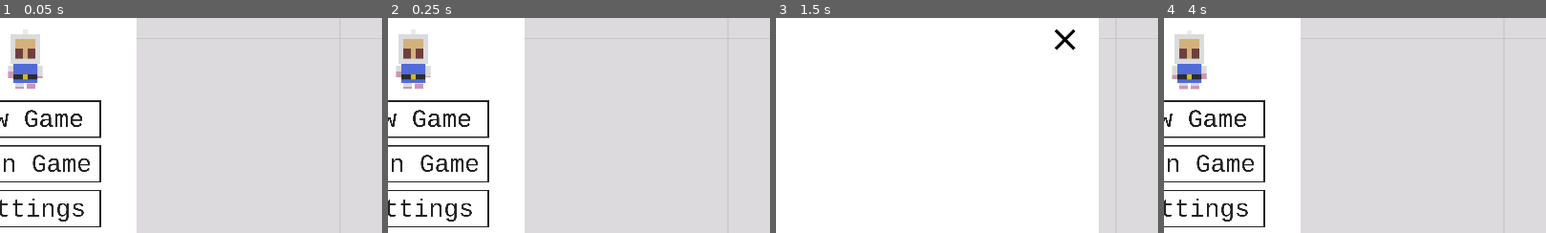
Above: before the commit, frames 1-4 (left to right).
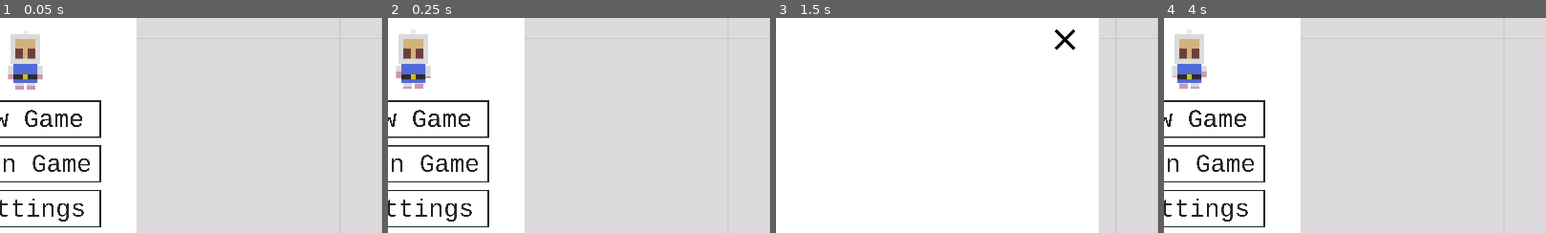
Above: after the commit, the same moments.

Repository: AmarOk1412/Eksplode.re
Game: Godot game, scene res://Lobby.tscn
Same seed, same stepped clock (60 frames per second), same inputs: the game is played once before the commit and once after it. Sound files missing from this copy of the repository are replaced by a short silence.
Inputs (mouse positions are % of the whole screen's width and height, from its top left):
- Up to frame 1 (0.05 s): no input
- Up to frame 2 (0.25 s): no input
- Up to frame 3 (1.5 s): tap Enter (ui_accept) at 0.5, 0.77 s; hold Right (ui_right) 0.53-1.25 s; tap Ctrl (ui_second_action) at 0.6 s; click (50, 37) at 1.25 s
- Up to frame 4 (4 s): click (85, 81) at 2 s; click (85, 81) at 2.75 s; click (85, 19) at 3.5 s
The pictures show only the part of the screen within x 47-97%, y 14-64%; the shares and areas given below are measured in that part.

The runs differ from the first frame. In frame 1, 0.1% of the frame differs, in the area x 2-12%, y 24-34%; in frame 2, less than 0.1%; in frame 3, nothing differs; in frame 4, 0.1%.
Error before the commit: Assertion failed. (res://gamestate.gd:86)
Error after the commit: Assertion failed. (res://gamestate.gd:88)

Commit message:
network: item are now managed by the server
Issue: #2

Diff:
--- a/Bomb.gd
+++ b/Bomb.gd
@@ -50,7 +50,7 @@
 	elif self.movingVec != Vector2():
 		# Check if we are on a Box, a Player or Bomb
 		var root = get_tree().get_root()
-		var tileMap = root.get_node("Main").get_node("Map")
+		var tileMap = root.get_node("Game").get_node("Map")
 		var tilePos = tileMap.world_to_map(self.position)
 		for bomb in get_tree().get_nodes_in_group("Bomb"):
 			var bombPos = tileMap.world_to_map(bomb.get_position())
@@ -84,7 +84,7 @@
 	if Vector2() == moveVector:
 		return
 	var root = get_tree().get_root()
-	var tileMap = root.get_node("Main").get_node("Map")
+	var tileMap = root.get_node("Game").get_node("Map")
 	var nextTileEmpty = true
 	var colliders = [] # The colliding objects go here. This is a temporary array.
 	var ray = $Raycasts/West
@@ -171,7 +171,7 @@
 	# Add an explosion to each collider.
 	var tiles = []
 	var root = get_tree().get_root()
-	var tileMap = root.get_node("Main").get_node("Map")
+	var tileMap = root.get_node("Game").get_node("Map")
 	for collider in final_colliders: # Loop through all the colliders.
 		if collider.is_in_group("Box"):
 			tiles.append(tileMap.world_to_map(collider.position) + Vector2(0, -1))
@@ -203,7 +203,7 @@
 			# TODO clean this values
 			boom.position = (newPos * prefs.CELL_SIZE) + Vector2(prefs.CELL_SIZE/2, prefs.CELL_SIZE/2)
 			root.add_child(boom)
-	var bombTrack = root.get_node("Main").get_node("BombTrack")
+	var bombTrack = root.get_node("Game").get_node("BombTrack")
 	bombTrack.play()
 	queue_free()
 
--- a/DestructibleBox.gd
+++ b/DestructibleBox.gd
@@ -1,7 +1,5 @@
 extends StaticBody2D
 
-onready var itemPacked = preload("res://Item.tscn")
-onready var itemScript = preload("res://Item.gd")
 const prefs = preload("res://Utils/constant.gd")
 
 # Called when the node enters the scene tree for the first time.
@@ -9,16 +7,7 @@
 	pass # Replace with function body.
 
 func explode():
-	if randi()%4+1 == 2:
-		var root = get_tree().get_root()
-		var tileMap = root.get_node("Main").get_node("Map")
-		var tilePos = tileMap.world_to_map(self.position)
-		var item = itemPacked.instance()
-		item.set_script(itemScript)
-		item.add_to_group("Destroyable")
-		item.z_index = 2
-		# TODO clean this values
-		item.position = (tilePos * prefs.CELL_SIZE) + Vector2(prefs.CELL_SIZE/2, -prefs.CELL_SIZE/2)
-		root.add_child(item)
+	if is_network_master() and randi()%4+1 == 2:
+		gamestate.new_item(self.position)
 
 	queue_free()
--- a/Game.tscn
+++ b/Game.tscn
@@ -471,7 +471,7 @@
 outline_color = Color( 0, 0, 0, 1 )
 font_data = ExtResource( 6 )
 
-[node name="Main" type="Node2D"]
+[node name="Game" type="Node2D"]
 script = ExtResource( 1 )
 
 [node name="Map" type="TileMap" parent="."]
--- a/GameTimer.gd
+++ b/GameTimer.gd
@@ -1,7 +1,7 @@
 extends Label
 
 var time = 0
-var total = 70
+var total = 180
 const prefs = preload("res://Utils/constant.gd")
 
 func _process(delta):
--- a/Item.gd
+++ b/Item.gd
@@ -7,11 +7,11 @@
 var redgloveTexture = preload("res://Sprites/Items/redglove.png")
 var speedTexture = preload("res://Sprites/Items/speed.png")
 
-var type = randi()%6
+var type = -1
 
 # Called when the node enters the scene tree for the first time.
-# TODO clean with enums
-func _ready():
+func set_type(new_type):
+	type = new_type
 	if type == 0:
 		$Sprite.set_texture(bluegloveTexture)
 	elif type == 1:
--- a/Lobby.tscn
+++ b/Lobby.tscn
@@ -123,7 +123,7 @@
 position = Vector2( 150, 70 )
 scale = Vector2( 0.33, 0.33 )
 frames = SubResource( 3 )
-frame = 9
+frame = 7
 playing = true
 
 [node name="Settings" type="Panel" parent="."]
--- a/Player.gd
+++ b/Player.gd
@@ -113,7 +113,7 @@
 		offsetVec = Vector2(0, 120)
 	var checkPos = self.position + offsetVec
 	var root = get_tree().get_root()
-	var tileMap = root.get_node("Main").get_node("Map")
+	var tileMap = root.get_node("Game").get_node("Map")
 	var tilePos = tileMap.world_to_map(checkPos)
 	for bomb in get_tree().get_nodes_in_group("Bomb"):
 		var bombPos = tileMap.world_to_map(bomb.get_position())
@@ -134,7 +134,7 @@
 	if self.bombs <= 0:
 		return
 	var root = get_tree().get_root()
-	var tileMap = root.get_node("Main").get_node("Map")
+	var tileMap = root.get_node("Game").get_node("Map")
 	var tilePos = tileMap.world_to_map(self.position)
 	for bomb in get_tree().get_nodes_in_group("Bomb"):
 		var bombPos = tileMap.world_to_map(bomb.position)
--- a/gamestate.gd
+++ b/gamestate.gd
@@ -1,6 +1,8 @@
 extends Node
 const prefs = preload("res://Utils/constant.gd")
 onready var mainScript = load("res://Game.gd")
+onready var itemPacked = preload("res://Item.tscn")
+onready var itemScript = preload("res://Item.gd")
 # Default game port. Can be any number between 1024 and 49151.
 const DEFAULT_PORT = 14121
 
@@ -135,7 +137,7 @@
 	if self.currentWorld:
 		var boxPos = Vector2((self.finishBox%width + prefs.START_X)*prefs.CELL_SIZE, (self.finishBox/width + prefs.START_Y)*prefs.CELL_SIZE)
 		var root = get_tree().get_root()
-		var tileMap = root.get_node("Main").get_node("Map")
+		var tileMap = root.get_node("Game").get_node("Map")
 		var boxTile = tileMap.world_to_map(boxPos)
 		for player in get_tree().get_nodes_in_group("Player"):
 			var playerPos = tileMap.world_to_map(player.get_position())
@@ -145,7 +147,6 @@
 			var mapBoxPos = tileMap.world_to_map(box.get_position() + Vector2(prefs.CELL_SIZE/2, prefs.CELL_SIZE))
 			if mapBoxPos == boxTile + Vector2(1, 2):
 				box.queue_free()
-		print(boxTile + Vector2(0, 4))
 		self.currentWorld.spawn_box([
 			false,
 			boxPos + Vector2(prefs.CELL_SIZE/2, prefs.CELL_SIZE)
@@ -160,13 +161,13 @@
 	self.timerEnd.start(duration)
 
 func close_current_game():
-	var current_game = get_tree().get_root().get_node("Main")
+	var current_game = get_tree().get_root().get_node("Game")
 	if current_game:
 		current_game._on_LeaveButton_pressed()
 
 
 func check_winner():
-	if get_tree().get_root().get_node("Main"):
+	if get_tree().get_root().get_node("Game"):
 		self.currentWorld.check_winner()
 	else:
 		self.timerFinish.stop()
@@ -199,6 +200,27 @@
 func lobby_shown():
 	rpc("in_lobby", get_tree().get_network_unique_id())
 
+remote func spawn_item(position, type):
+	var root = get_tree().get_root()
+	var tileMap = root.get_node("Game").get_node("Map")
+	if not tileMap:
+		return
+	var tilePos = tileMap.world_to_map(position)
+	var item = itemPacked.instance()
+	item.set_script(itemScript)
+	item.add_to_group("Destroyable")
+	item.set_type(type)
+	item.z_index = 2
+	# TODO clean this values
+	item.position = (tilePos * prefs.CELL_SIZE) + Vector2(prefs.CELL_SIZE/2, -prefs.CELL_SIZE/2)
+	root.add_child(item)
+
+func new_item(position):
+	var type = randi()%6
+	for p in players:
+		rpc_id(p, "spawn_item", position, type)
+	spawn_item(position, type)
+
 func _ready():
 	get_tree().connect("network_peer_connected", self, "_player_connected")
 	get_tree().connect("network_peer_disconnected", self,"_player_disconnected")
